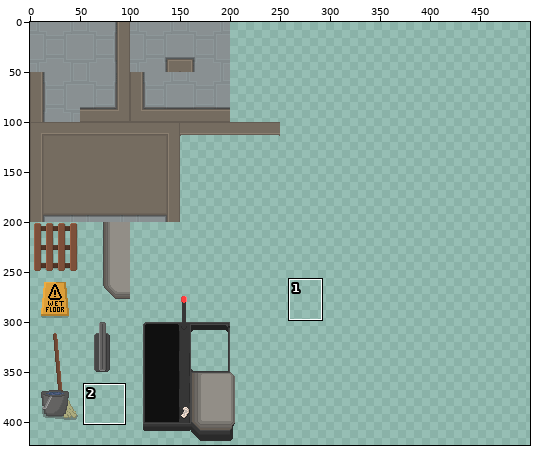
A sprite sheet gets an edit: ASSETS/TEXTURES/GROUND/SUPERMARKET.png. The picture above shows the old version from afar; the outline marks the close-up.
Close-up. Before the commit:
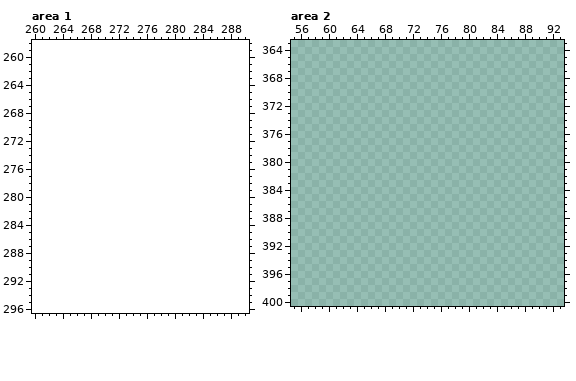
The file is 250x450 pixels. Colours within 5 levels of each other are drawn and written as one. Shown: area 1: x 260..290, y 258..296; area 2: x 55..93, y 363..400. The old version is drawn lined up with the new one, on the new canvas. The wide view leaves out empty margins. The commit also changed other parts of the picture, which this record leaves out.
After the commit:
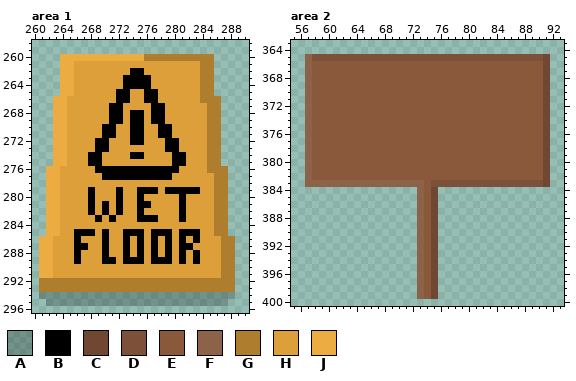
Palette (. is transparent): A #0000003b  B #000000  C #6f4733  D #7d503a  E #8a593b  F #8c6248  G #ae7e2e  H #dc9f3a  J #ecac41
The edit:
canvas 250x450 -> 500x450
Changed rows in their new state; - is an unchanged pixel.
Area 1:
first column x 261:
260 ---JJJJJJJJJJJJGGGGGGGGGG---
261 ---JJHHHHHHHHHHHHHHHHHHGG---
262 ---JJHHHHHHHHBBHHHHHHHHGG---
263 ---JJHHHHHHHBBBBHHHHHHHGG---
264 ---JJHHHHHHHBBBBHHHHHHHGG---
265 ---JJHHHHHHBBHHBBHHHHHHGG---
266 --JJHHHHHHHBBHHBBHHHHHHGGG--
267 --JJHHHHHHBBHHHHBBHHHHHHGG--
268 --JJHHHHHHBBHBBHBBHHHHHHGG--
269 --JJHHHHHHBBHBBHBBHHHHHHGG--
270 --JJHHHHHBBHHBBHHBBHHHHHGG--
271 --JJHHHHHBBHHBBHHBBHHHHHGG--
272 --JJHHHHBBHHHBBHHHBBHHHHGG--
273 --JJHHHHBBHHHHHHHHBBHHHHGG--
274 --JJHHHBBHHHHBBHHHHBBHHHGG--
275 --JJHHHBBHHHHHHHHHHBBHHHGG--
276 -JJHHHHHBBBBBBBBBBBBHHHHGGG-
277 -JJHHHHHHBBBBBBBBBBHHHHHHGG-
278 -JJHHHHHHHHHHHHHHHHHHHHHHGG-
279 -JJHHHHBHHHBHHBBBHBBBBBHHGG-
280 -JJHHHHBHHHBHHBHHHHHBHHHHGG-
281 -JJHHHHBHBHBHHBBHHHHBHHHHGG-
282 -JJHHHHBHBHBHHBHHHHHBHHHHGG-
283 -JJHHHHHBHBHHHBBBHHHBHHHHGG-
284 -JJHHHHHHHHHHHHHHHHHHHHHHGG-
285 -JJHHBBBHBHHBBBHBBBHBBBHHGG-
286 JJHHHBHHHBHHBHBHBHBHBHBHHHGG
287 JJHHHBBHHBHHBHBHBHBHBBHHHHGG
288 JJHHHBHHHBHHBHBHBHBHBHBHHHGG
289 JJHHHBHHHBBHBBBHBBBHBHBHHHGG
290 JJHHHHHHHHHHHHHHHHHHHHHHHHGG
291 JJHHHHHHHHHHHHHHHHHHHHHHHHGG
292 GGGGGGGGGGGGGGGGGGGGGGGGGGGG
293 GGGGGGGGGGGGGGGGGGGGGGGGGGGG
294 AAAAAAAAAAAAAAAAAAAAAAAAAAAA
295 -AAAAAAAAAAAAAAAAAAAAAAAAAA-
Area 2:
first column x 57:
365 FDDDDDDDDDDDDDDDDDDDDDDDDDDDDDDDDDC
366 FEEEEEEEEEEEEEEEEEEEEEEEEEEEEEEEEEC
367 FEEEEEEEEEEEEEEEEEEEEEEEEEEEEEEEEEC
368 FEEEEEEEEEEEEEEEEEEEEEEEEEEEEEEEEEC
369 FEEEEEEEEEEEEEEEEEEEEEEEEEEEEEEEEEC
370 FEEEEEEEEEEEEEEEEEEEEEEEEEEEEEEEEEC
371 FEEEEEEEEEEEEEEEEEEEEEEEEEEEEEEEEEC
372 FEEEEEEEEEEEEEEEEEEEEEEEEEEEEEEEEEC
373 FEEEEEEEEEEEEEEEEEEEEEEEEEEEEEEEEEC
374 FEEEEEEEEEEEEEEEEEEEEEEEEEEEEEEEEEC
375 FEEEEEEEEEEEEEEEEEEEEEEEEEEEEEEEEEC
376 FEEEEEEEEEEEEEEEEEEEEEEEEEEEEEEEEEC
377 FEEEEEEEEEEEEEEEEEEEEEEEEEEEEEEEEEC
378 FEEEEEEEEEEEEEEEEEEEEEEEEEEEEEEEEEC
379 FEEEEEEEEEEEEEEEEEEEEEEEEEEEEEEEEEC
380 FEEEEEEEEEEEEEEEEEEEEEEEEEEEEEEEEEC
381 FEEEEEEEEEEEEEEEEEEEEEEEEEEEEEEEEEC
382 FEEEEEEEEEEEEEEEEEEEEEEEEEEEEEEEEEC
383 FFFFFFFFFFFFFFFFFEDDDDDDDDDDDDDDDDC
384 ----------------FEC----------------
385 ----------------FEC----------------
386 ----------------FEC----------------
387 ----------------FEC----------------
388 ----------------FEC----------------
389 ----------------FEC----------------
390 ----------------FEC----------------
391 ----------------FEC----------------
392 ----------------FEC----------------
393 ----------------FEC----------------
394 ----------------FEC----------------
395 ----------------FEC----------------
396 ----------------FEC----------------
397 ----------------FEC----------------
398 ----------------FEC----------------
399 ----------------FEC----------------
